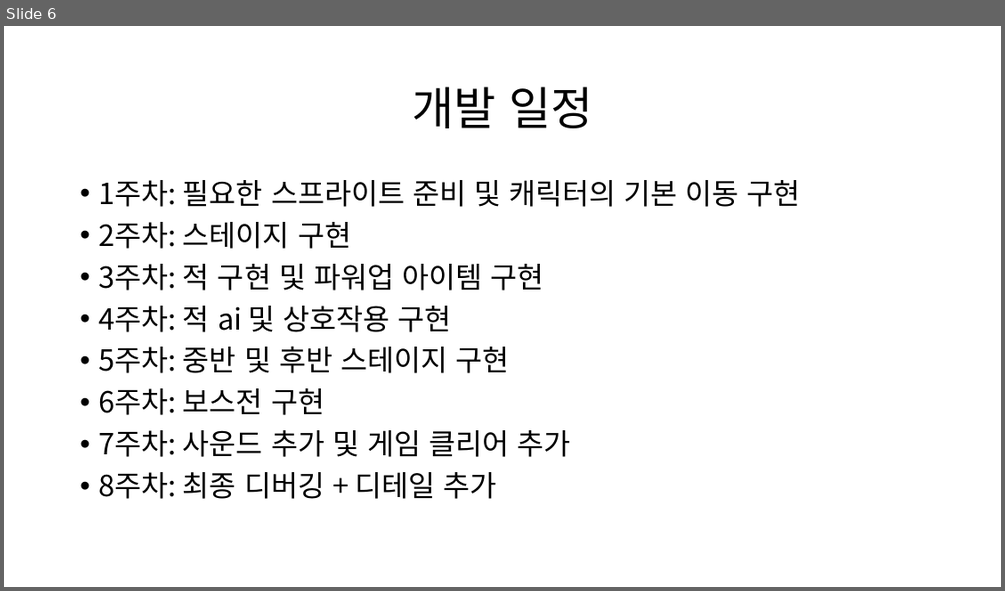
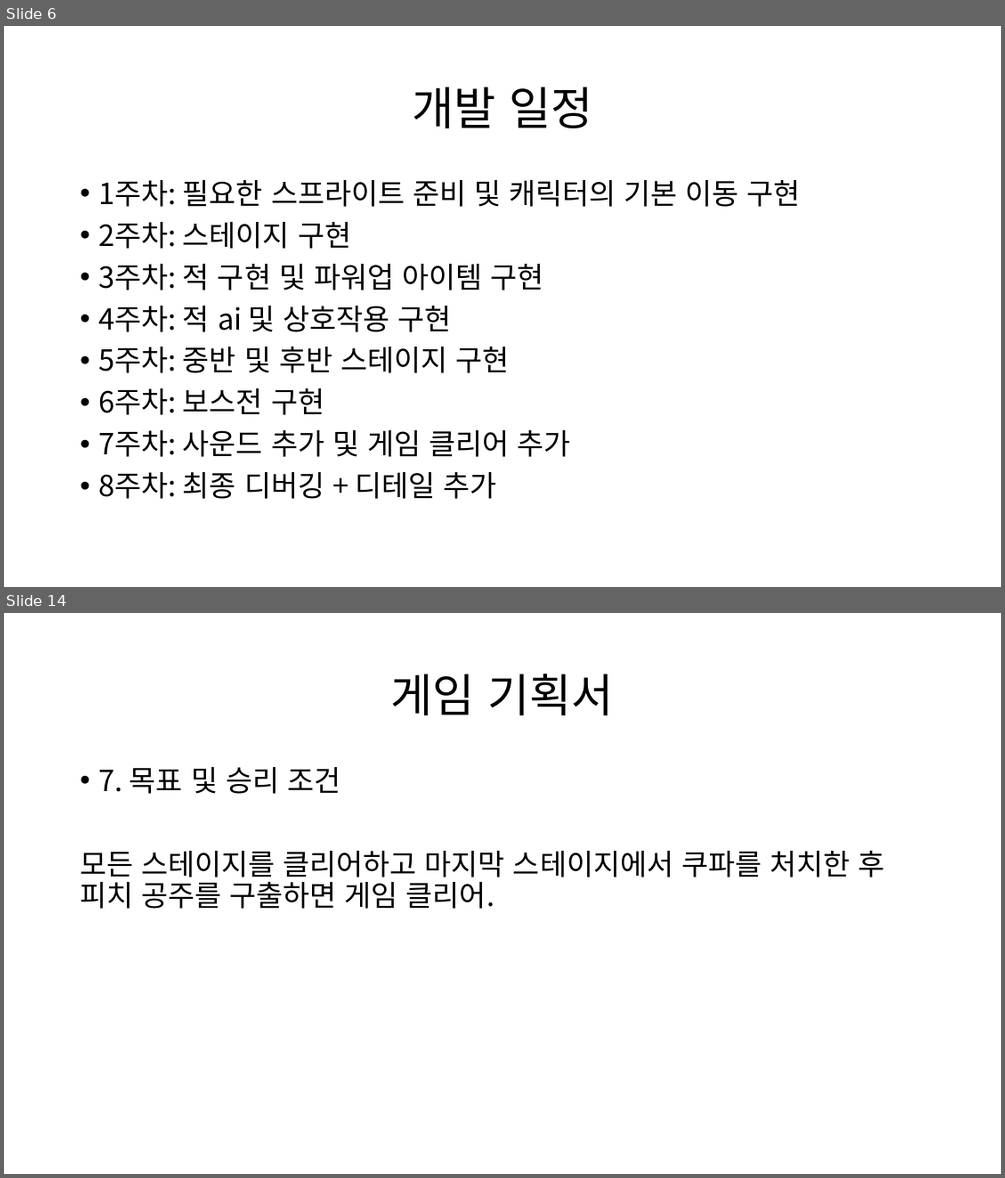
Before and after one commit to gatcoon/2DGP-Drill0, a slide deck: project_1/2022180032 이재준 2DGP-1차발표자료.pptx. Shown one above the other, each under a label of ours: slide 6 before the commit, slides 6 and 14 after it; the slides between them are not shown. The pictures are 1005x591 and 1005x1178 pixels, drawn with LibreOffice and Linux fonts; fonts in the diff are those of the drawing. Boxes give left, top, right and bottom in pixels: in the first picture for what was removed or moved away, otherwise in the second. Text is boxed around its words. In the diff, an @@ line names an element or a change of style, - is before the commit and + after.

```diff
--- a/project_1/2022180032 이재준 2DGP-1차발표자료.pptx
+++ b/project_1/2022180032 이재준 2DGP-1차발표자료.pptx
@@ slide 14 added at <box>4,613,1001,1174</box>, background #FFFFFF @@
@@ title added at <box>391,674,614,715</box>, 44 pt, text #000000 @@
+게임 기획서
@@ text added at <box>80,767,884,908</box>, 28 pt, text #000000 @@
+• 7. 목표 및 승리 조건
+모든 스테이지를 클리어하고 마지막 스테이지에서 쿠파를 처치한 후 피치 공주를 구출하면 게임 클리어.
```
Also in this commit, not shown: 8 other slides added.
